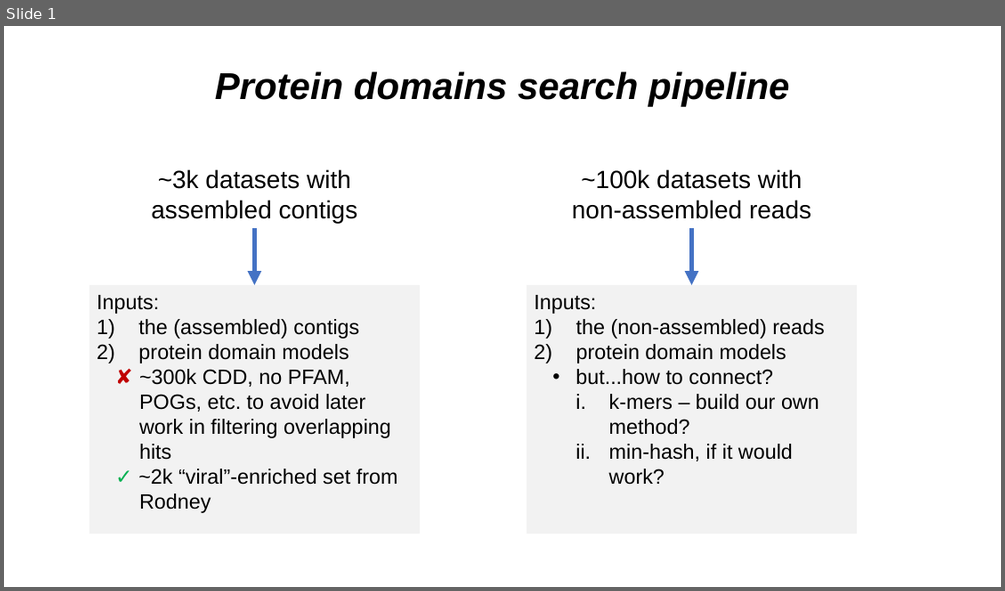
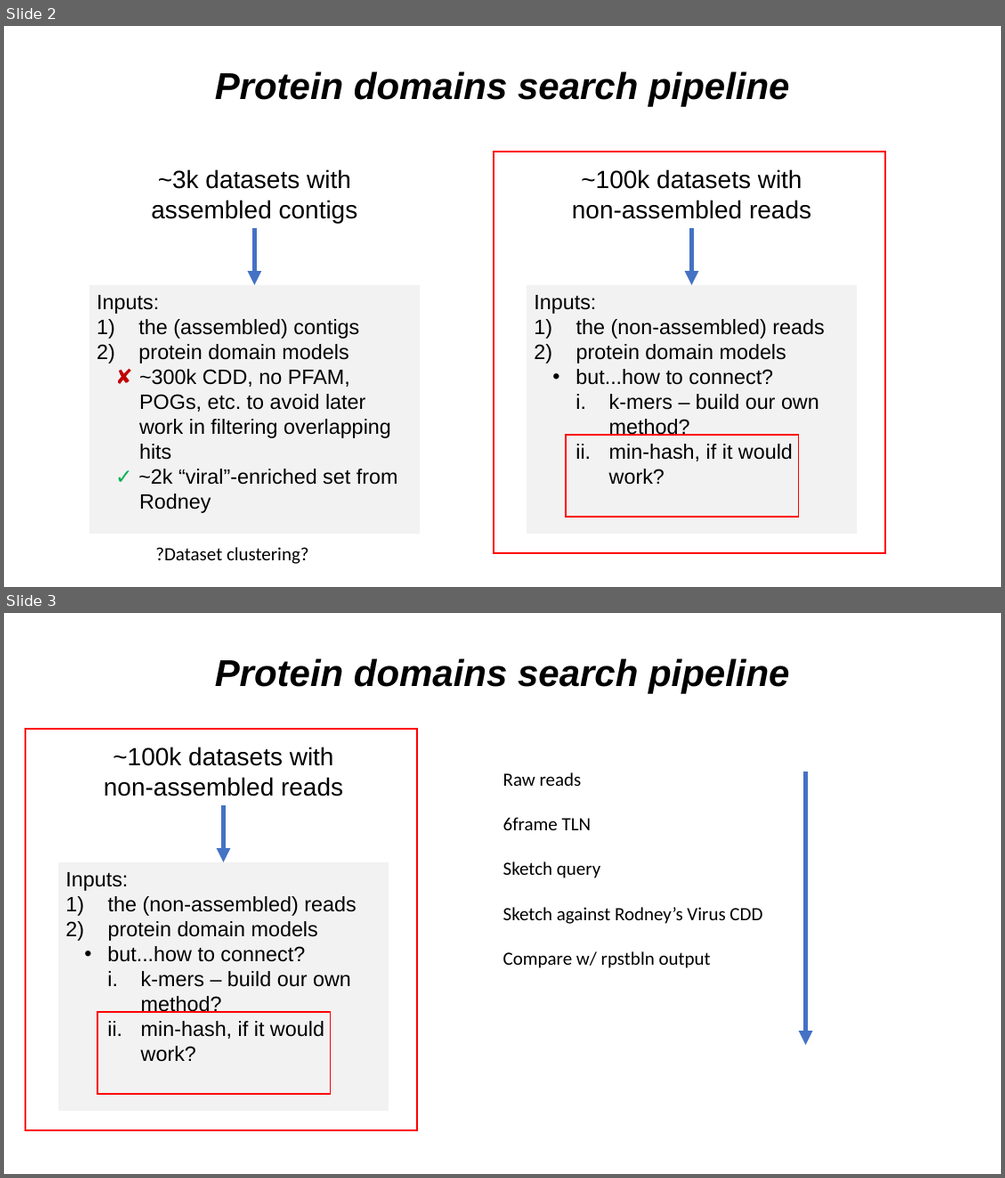
Before and after one commit to NCBI-Codeathons/Domain_HMM_Boundaries, a slide deck: tuesday progress presentation2.pptx. Shown one above the other, each under a label of ours: slide 1 before the commit, slides 2 and 3 after it. The pictures are 1005x591 and 1005x1178 pixels, drawn with LibreOffice and Linux fonts; fonts in the diff are those of the drawing. Boxes give left, top, right and bottom in pixels: in the first picture for what was removed or moved away, otherwise in the second. Text is boxed around its words. In the diff, an @@ line names an element or a change of style, - is before the commit and + after.

```diff
--- a/tuesday progress presentation2.pptx
+++ b/tuesday progress presentation2.pptx
@@ slide 3 added at (4, 613, 1001, 1174), background #FFFFFF @@
@@ text added at (215, 658, 789, 693), 36 pt, text #000000, bold, italic @@
+Protein domains search pipeline
@@ rectangle added at (25, 729, 418, 1130), outline #FF0000 1 pt @@
@@ text added at (104, 747, 343, 796), 24 pt, text #000000 @@
+~100k datasets with
+non-assembled reads
@@ text added at (503, 772, 762, 968), 18 pt, text #000000 @@
+Raw reads
+6frame TLN
+Sketch query
+Sketch against Rodney’s Virus CDD
+Compare w/ rpstbln output
@@ arrow added from (806, 771) to (806, 1045), #4472C4 4.5 pt @@
@@ arrow added from (223, 805) to (223, 862), #4472C4 4.5 pt @@
@@ rectangle added at (58, 862, 388, 1111), fill #F2F2F2, 20 pt, text #000000 @@
+Inputs:
+1) the (non-assembled) reads
+2) protein domain models
+  • but...how to connect?
+    i. k-mers – build our own method?
+    ii. min-hash, if it would work?
@@ rectangle added at (97, 1012, 331, 1094), outline #FF0000 1 pt @@
@@ what was slide 1 is now slide 2 @@
@@ slide 2 changed as well @@
@@ rectangle added at (494, 151, 886, 553), outline #FF0000 1 pt @@
@@ rectangle added at (566, 435, 799, 516), outline #FF0000 1 pt @@
@@ text added at (155, 547, 309, 564), 18 pt, text #000000 @@
+?Dataset clustering?
```
Also in this commit, not shown: 1 other slide added, 1 slide removed.
